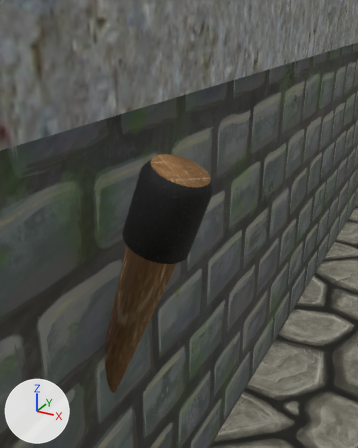
The glTF model data/demo/dungeon/dungeon_simplified.gltf as it was, and as the next commit left it.
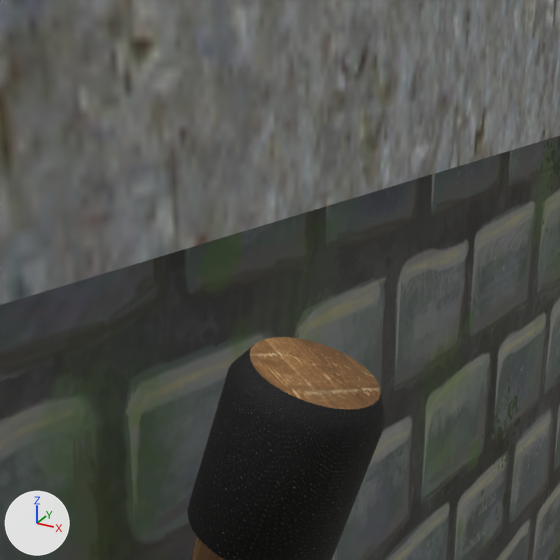
Each version appears first from a 50 mm lens placed at (0.4989, 1.9919, 0.2337), pointed at (0.4433, 2.0929, 0.1832), and next in a close-up on the part from 10% to 82% of the width and 0% to 57% of the height. The lights are fixed; the arrows at lower left show +X, +Y and +Z. The close-ups show mesh edges as thin lines. Where no turn or scale is listed for an object, it has been applied to the vertices.

The first close-up shows 'Spada.003_Material.001_0'.
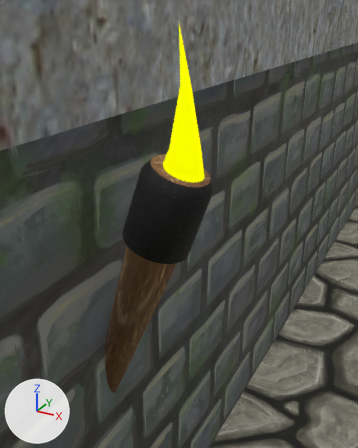
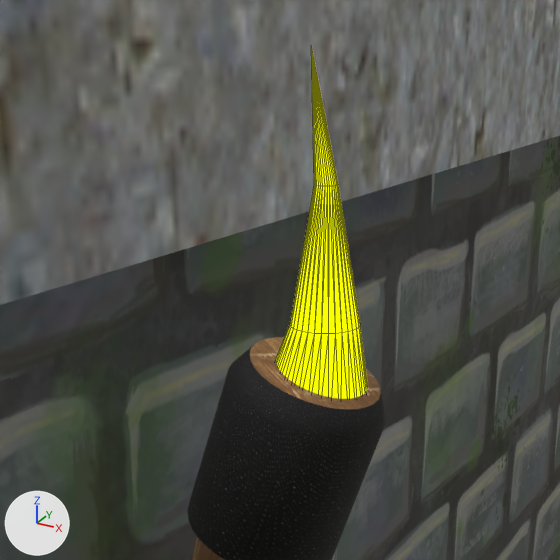
Diff of the bpy script that builds the scene:
```diff
--- a/data/demo/dungeon/dungeon_simplified.gltf.py
+++ b/data/demo/dungeon/dungeon_simplified.gltf.py
@@ mat_mattorchlight @@
+mat_mattorchlight = bpy.data.materials.new('MatTorchLight')
+# nodes: BsdfTransparent, Emission, LightPath, MixShader, OutputMaterial
+# colours: yellow #faff00
@@ me_cylinder @@
+me_cylinder.from_pydata(...)  # 97 vertices, 190 faces; spans x -0.0075..0.0075, y -0.0075..0.0075, z -0.024..0.0191
+me_cylinder.materials.append(mat_mattorchlight)
@@ ob_torchlight @@
+ob_torchlight = bpy.data.objects.new('TorchLight', me_cylinder)
+ob_torchlight.location = (0.4378, 2.1028, 0.2115)
```

Pixel boxes (x1, y1, x2, y2) of what changed, in the close-ups (560 x 560 px):
'TorchLight', added
    after: (276, 46, 368, 399)
